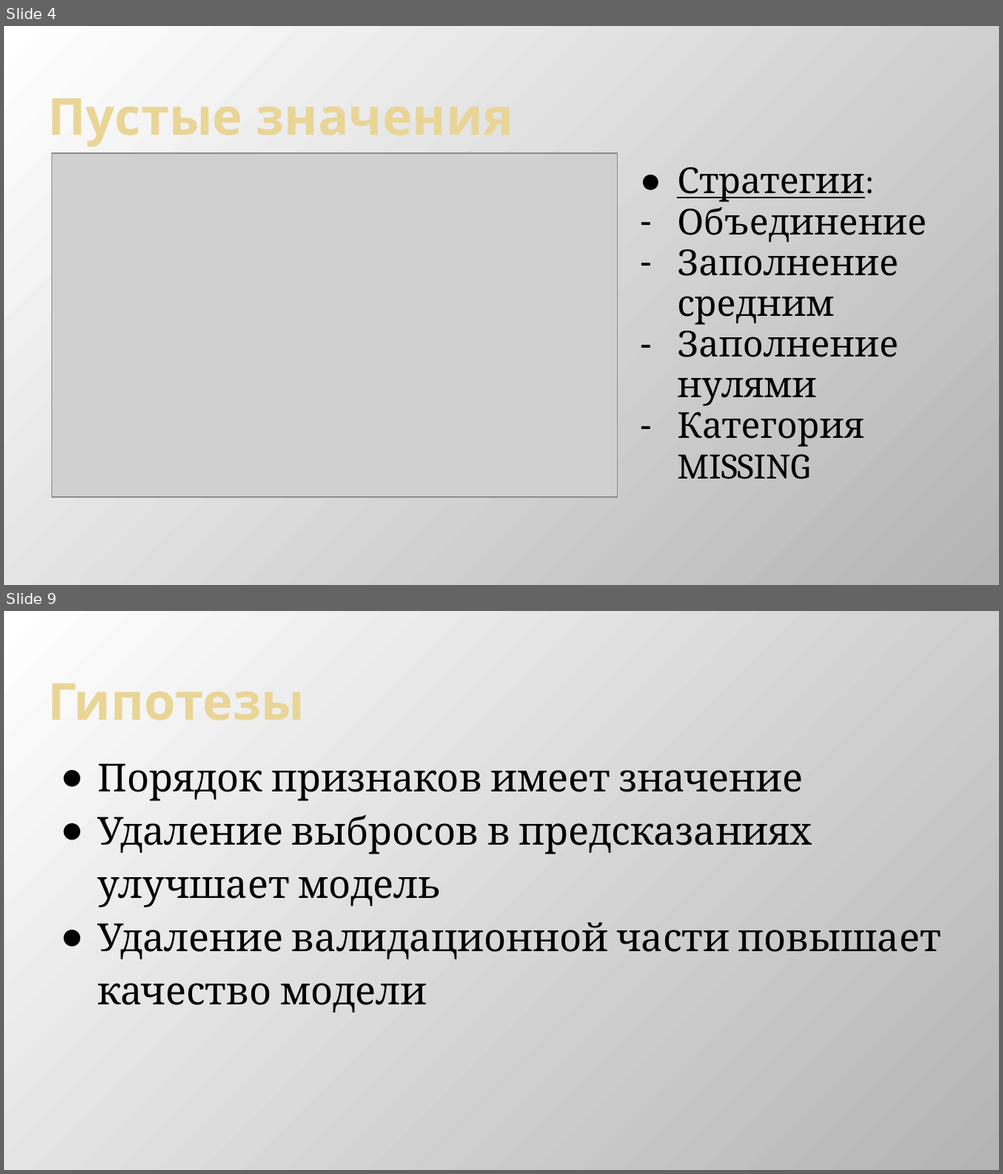
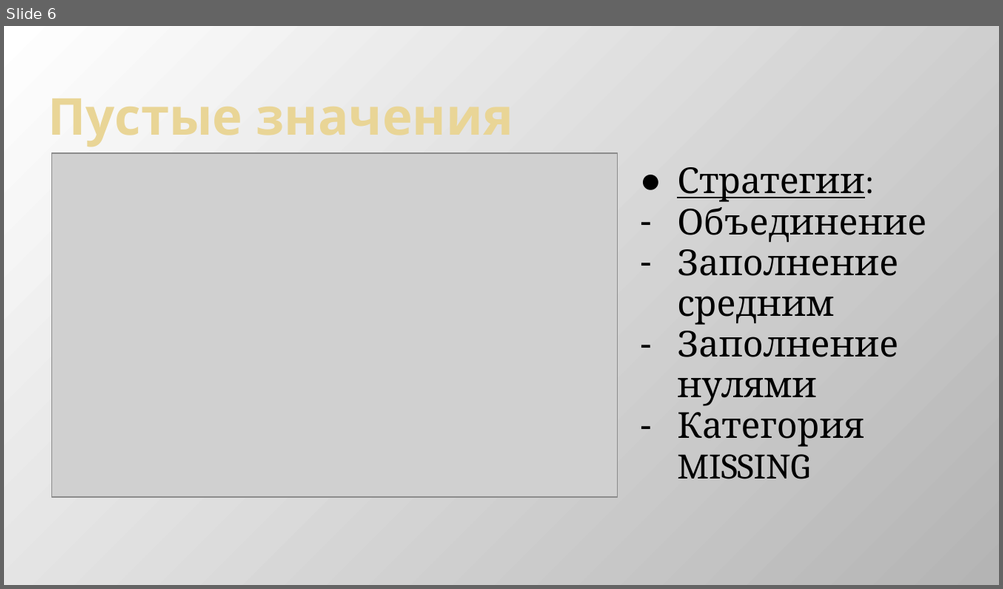
Before and after one commit to Dimildizio/DS_course, a slide deck: gradient-boosting/reports/House prices.pptx. Shown one above the other, each under a label of ours: slides 4 and 9 before the commit, slide 6 after it; the slides between them are not shown. The pictures are 1003x1174 and 1003x589 pixels, drawn with LibreOffice and Linux fonts; fonts in the diff are those of the drawing; grey boxes stand for pictures. Boxes give left, top, right and bottom in pixels: in the first picture for what was removed or moved away, otherwise in the second. Text is boxed around its words. In the diff, an @@ line names an element or a change of style, - is before the commit and + after.

```diff
--- a/gradient-boosting/reports/House prices.pptx
+++ b/gradient-boosting/reports/House prices.pptx
@@ slide 9 removed at box(4, 611, 999, 1170), background gradient #FFFFFF to #B4B4B4 @@
@@ title removed at box(48, 684, 304, 721) @@
-Гипотезы
@@ text removed at box(97, 763, 941, 1013) @@
-● Порядок признаков имеет значение
-● Удаление выбросов в предсказаниях улучшает модель
-● Удаление валидационной части повышает качество модели
@@ what was slide 4 is now slide 6 @@
```
Also in this commit, not shown: 10 slides changed, 3 slides added.
